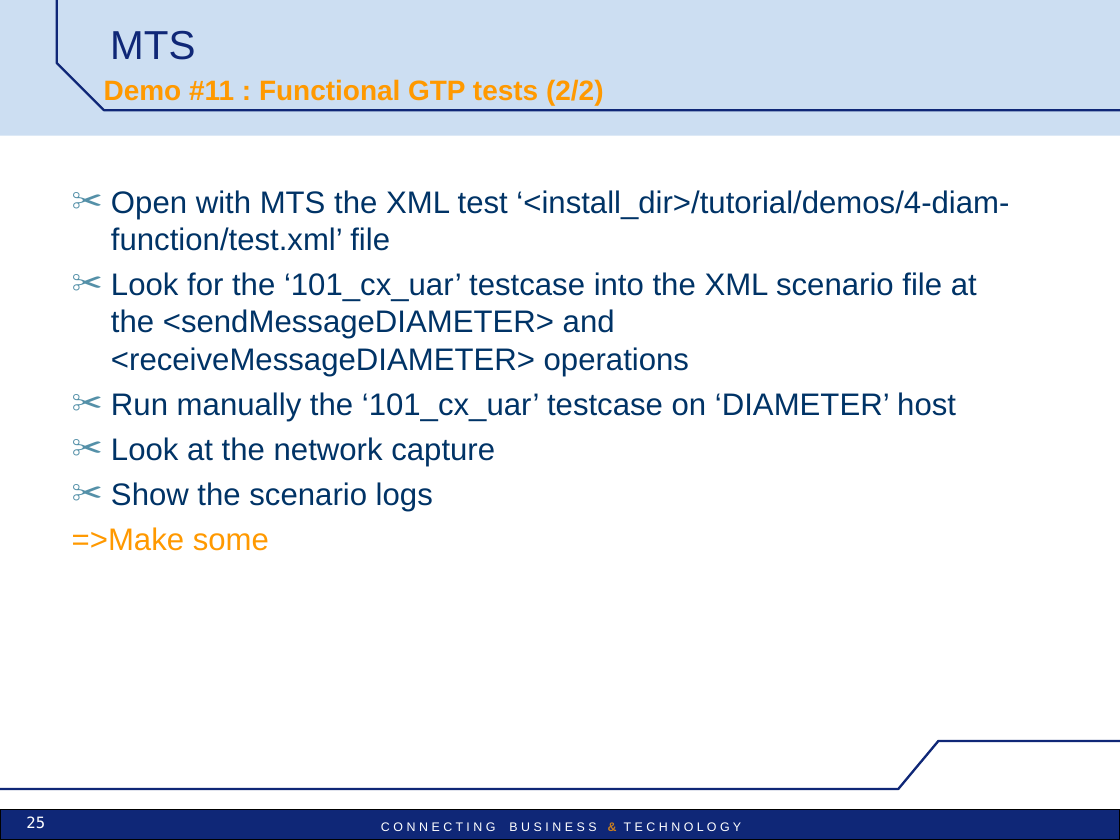
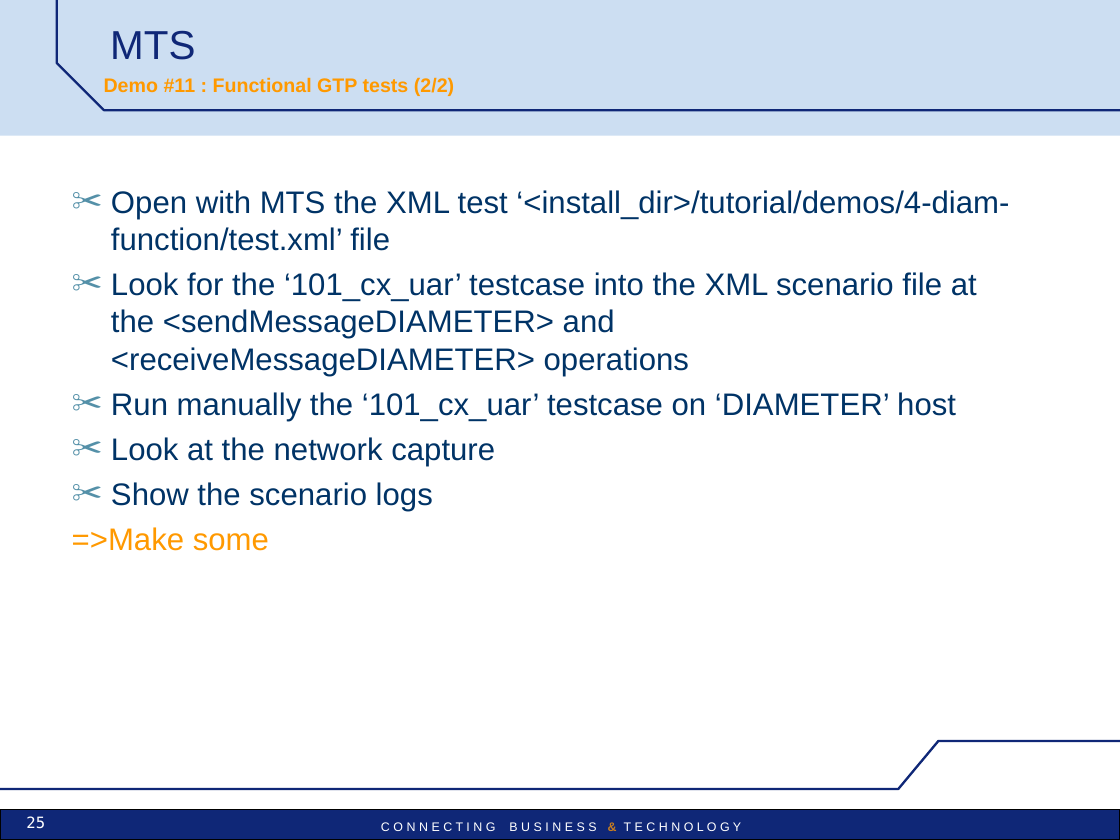
Before and after one commit to vu3mmg/mts-project, a slide deck: slide 25 of trunk/mts/src/main/doc/MTS_pres_demos.ppt. Drawn at 1120x840 pixels with LibreOffice and Linux fonts; fonts in the diff are those of the drawing; background and template pictures are left out. Boxes give left, top, right and bottom in pixels: in the first picture for what was removed or moved away, otherwise in the second. Text is boxed around its words. In the diff, an @@ line names an element or a change of style, - is before the commit and + after.

```diff
--- a/trunk/mts/src/main/doc/MTS_pres_demos.ppt
+++ b/trunk/mts/src/main/doc/MTS_pres_demos.ppt
@@ text "Demo #11 : Functional GTP ..." at (104,77,454,96): size 18 to 12.6 pt @@
```
Also in this commit, not shown: 25 other slides changed, 31 other files.
